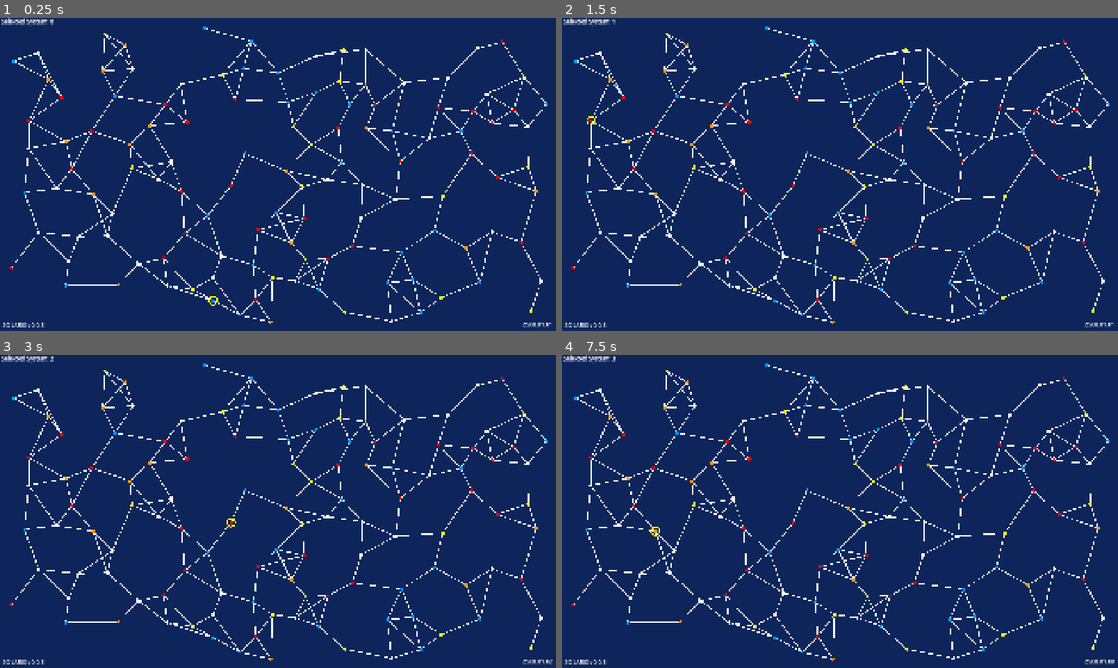
Above: before the commit, frames 1-4 (two rows, left to right).
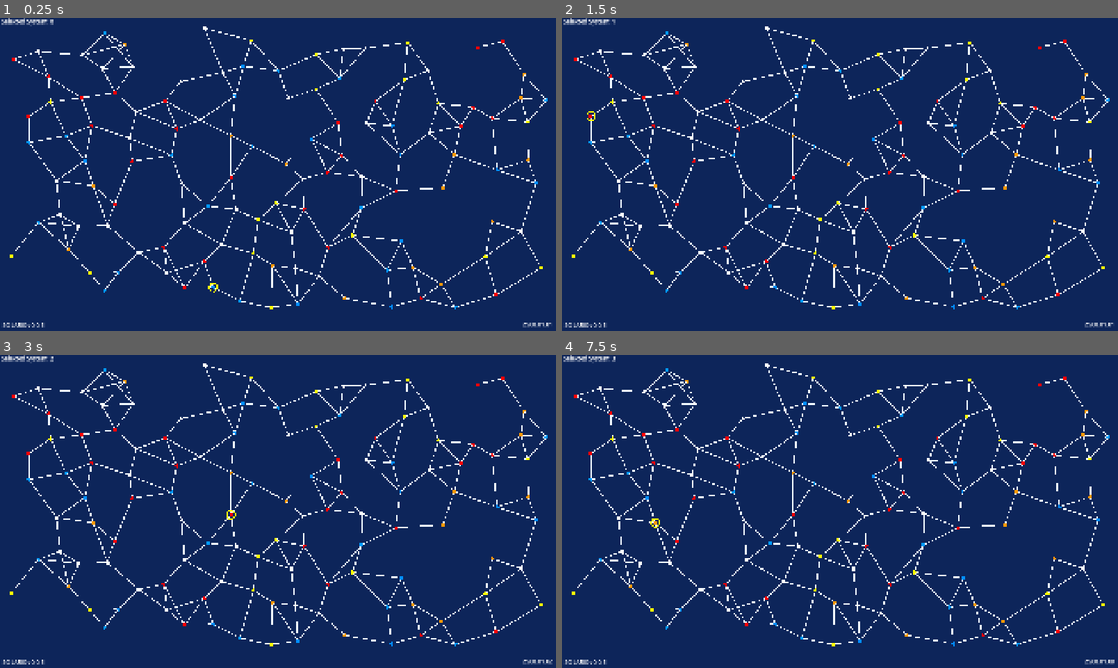
Above: after the commit, the same moments.

Repository: wrxme/Solaris
Game: Godot game, scene res://assets/scenes/game.tscn
Two runs of this game, one before a commit and one after it. Both use one fixed random seed, a clock stepped at 60 frames per second and the inputs below.
Inputs:
- Up to frame 1 (0.25 s): no input
- Up to frame 2 (1.5 s): tap Enter (enter) at 0.5, 1.35 s; hold Right (right) 0.53-1.28 s; hold R (Refresh) 0.53-1.28 s; tap Space (pause) at 1.25 s; hold - (slow_down) from 1.28 s (still down)
- Up to frame 3 (3 s): tap Enter (enter) at 2, 2.85 s; release - (slow_down) at 2.03 s; hold Right (right) 2.03-2.78 s; hold R (Refresh) 2.03-2.78 s; tap Space (pause) at 2.75 s; hold = (speed_up) from 2.78 s (still down)
- Up to frame 4 (7.5 s): tap Enter (enter) at 3.5, 4.35, 5.85, 7.35 s; release = (speed_up) at 3.53 s; hold R (Refresh) 3.53-4.28 s; hold Left (left) 3.53-5.03 s; tap Space (pause) at 4.25 s; hold - (slow_down) 5.03-5.78 s; hold R (Refresh) 5.03-5.78 s; hold Right (right) 5.78-6.53 s; hold = (speed_up) 6.53-7.28 s; hold R (Refresh) 6.53-7.28 s; hold Right (right) from 7.28 s (still down)

The runs differ from the first frame. In frame 1, 7.1% of the frame differs, in the area x 1-99%, y 2-98%; in frame 2, 7.1%; in frame 3, 7.1%; in frame 4, 7.1%.

Commit message:
can claim systems and worlds

Diff:
--- a/assets/scenes/game.tscn
+++ b/assets/scenes/game.tscn
@@ -27,7 +27,7 @@
 
 [sub_resource type="Resource" id="Resource_5gf0t"]
 script = ExtResource("2_dis88")
-galaxy_size = Vector4(30, 1890, 30, 1050)
+galaxy_size = Vector4(30, 1890, 30, 1000)
 bonus_link_percentage = 0.013
 star_types = Array[ExtResource("3_phsto")]([ExtResource("4_pkhv0"), ExtResource("5_i358u"), ExtResource("6_s2rys"), ExtResource("7_fc420"), ExtResource("8_kc0sw"), ExtResource("9_fqk1v"), ExtResource("10_5jdip"), ExtResource("11_3cnnv")])
 world_types = Array[ExtResource("12_pkhv0")]([ExtResource("13_fx2rd"), ExtResource("14_jdjof"), ExtResource("15_h5j7u") …(227 unchanged characters)…
@@ -52,7 +52,7 @@
 offset_right = 151.0
 offset_bottom = 1074.0
 theme_override_font_sizes/font_size = 20
-text = "SOLARIS v0.0.3"
+text = "SOLARIS v0.0.5"
 
 [node name="Time" type="Label" parent="UI"]
 layout_mode = 0
--- a/scripts/empire.gd
+++ b/scripts/empire.gd
@@ -5,9 +5,17 @@
 var empire_name : String
 
 var systems : Array[SolarSystem]
-var planets : Array[World]
+var worlds : Array[World]
 
 var population : int
+
+# Resources
+var minerals : int
+var monthly_minerals : float
+var food : int
+var monthly_food : float
+var energy : int
+var monthly_energy : float
 
 func _init(_id : int, starting_system : SolarSystem) -> void:
 	id = _id
@@ -21,8 +29,28 @@
 	pass
 
 func _on_month() -> void:
-	pass
+	update_monthly_resources()
+	collect_monthly_resources()
 
 func claim_system(system : SolarSystem):
 	system.owned_by = id
 	systems.append(system)
+
+	# Claim the star
+	system.worlds[0].owned_by = id
+	worlds.append(system.worlds[0])
+
+func update_monthly_resources():
+	monthly_energy = 0
+	monthly_food = 0
+	monthly_minerals = 0
+
+	for w in worlds:
+		monthly_energy += w.monthly_energy_production
+		monthly_food += w.monthly_food_production
+		monthly_minerals += w.monthly_mineral_production
+
+func collect_monthly_resources():
+	energy += ceil(monthly_energy)
+	food += ceil(monthly_food)
+	minerals += ceil(monthly_minerals)
--- a/scripts/galaxy_generation/world.gd
+++ b/scripts/galaxy_generation/world.gd
@@ -18,6 +18,13 @@
 var last_tick_time: float = 0.0
 var estimated_tick_duration: float = 0.1
 var time_since_last_tick: float = 0.0
+
+var monthly_food_production : float
+var monthly_food_consumption : float
+var monthly_mineral_production : float
+var monthly_mineral_consumption : float
+var monthly_energy_production : float
+var monthly_energy_consumption : float
 
 func _init(_world_type : WorldType, _distance:float = 0.0) -> void:
 	world_type = _world_type
@@ -45,6 +52,9 @@
 		last_tick_time = float(Time.get_ticks_msec()) / 1000.0
 
 		_on_tick()
+
+		setup_resources()
+
 
 func _on_tick() -> void:
 	var current_time = float(Time.get_ticks_msec()) / 1000
@@ -78,3 +88,12 @@
 	var moon = World.new(moon_type, dist)
 	add_child(moon)
 	worlds.append(moon)
+
+func setup_resources():
+	var x = randi_range(0,2)
+	if x == 0:
+		monthly_energy_production = randi_range(1,5)
+	if x == 1:
+		monthly_food_production = randi_range(1,5)
+	if x == 2:
+		monthly_mineral_production = randi_range(1,5)
Not shown, changed: todo.txt
Not shown, changed: README.md
